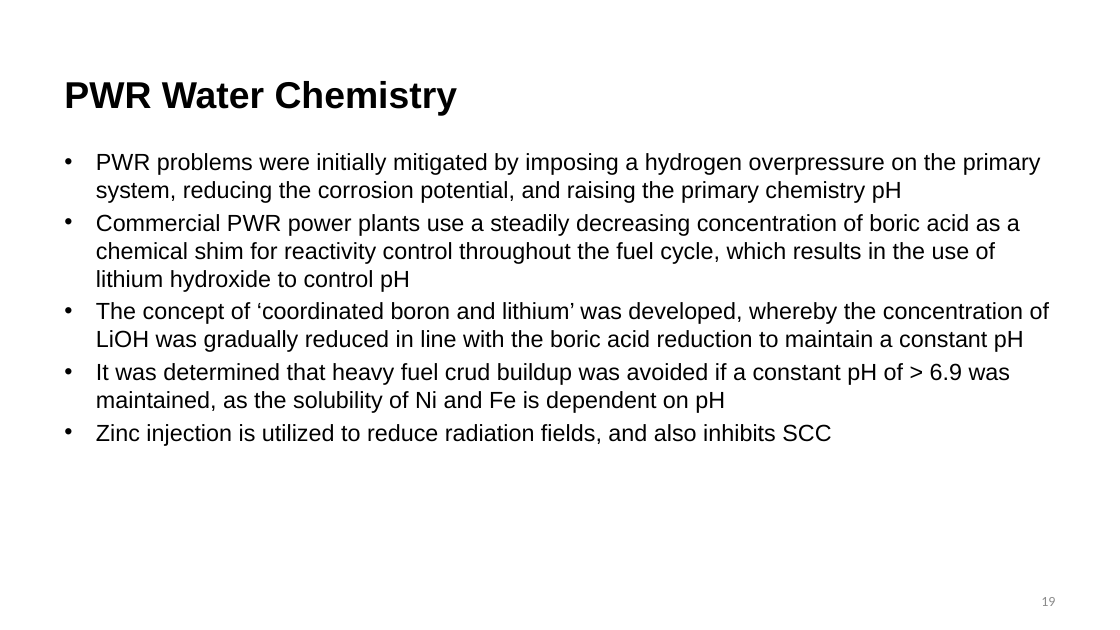
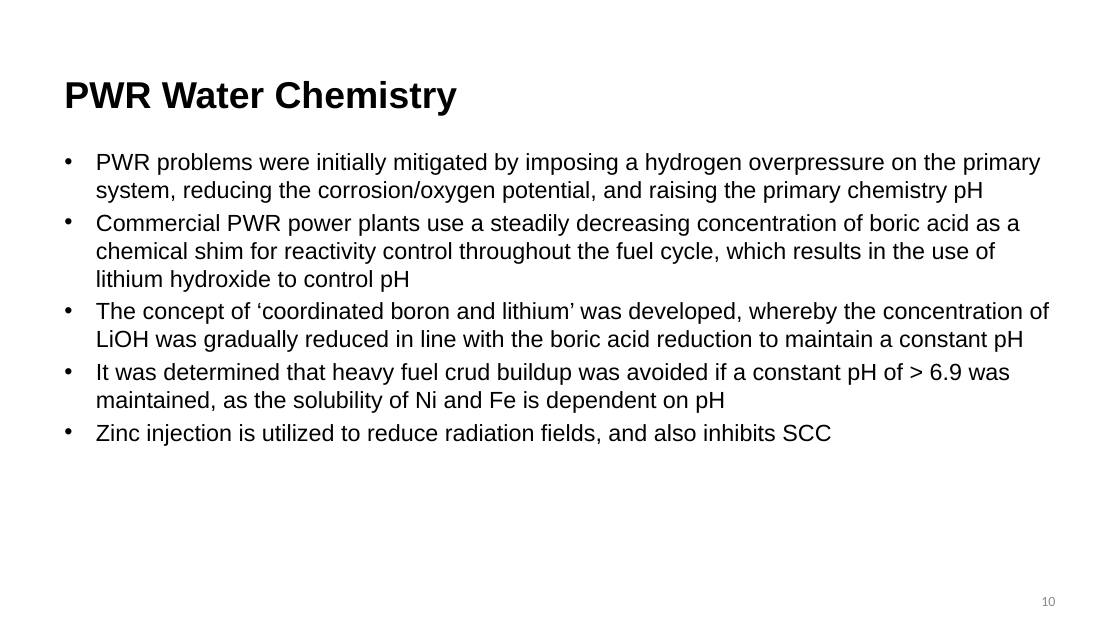
Before and after one commit to benbeeler/TEACHING, a slide deck: slide 10 of Nuclear_Fuel_Performance/NE533_Spring2026/Module4/Lec20_Limits_WaterChem.pptx (slide 19 before the commit). Drawn at 1120x630 pixels with LibreOffice and Linux fonts; fonts in the diff are those of the drawing; background and template pictures are left out. Boxes give left, top, right and bottom in pixels: in the first picture for what was removed or moved away, otherwise in the second. Text is boxed around its words. In the diff, an @@ line names an element or a change of style, - is before the commit and + after.

```diff
--- a/Nuclear_Fuel_Performance/NE533_Spring2026/Module4/Lec20_Limits_WaterChem.pptx
+++ b/Nuclear_Fuel_Performance/NE533_Spring2026/Module4/Lec20_Limits_WaterChem.pptx
@@ text at [96, 153, 1041, 203]: text changed @@
-• PWR problems were initially mitigated by imposing a hydrogen overpressure on the primary system, reducing the corrosion potential, and raising the primary chemistry pH
+• PWR problems were initially mitigated by imposing a hydrogen overpressure on the primary system, reducing the corrosion/oxygen potential, and raising the primary chemistry pH
@@ page number at [1041, 597, 1055, 606]: text changed @@
-19
+10
```
Also in this commit, not shown: 6 other slides changed, 11 slides added, 10 slides removed, 9 other files.
